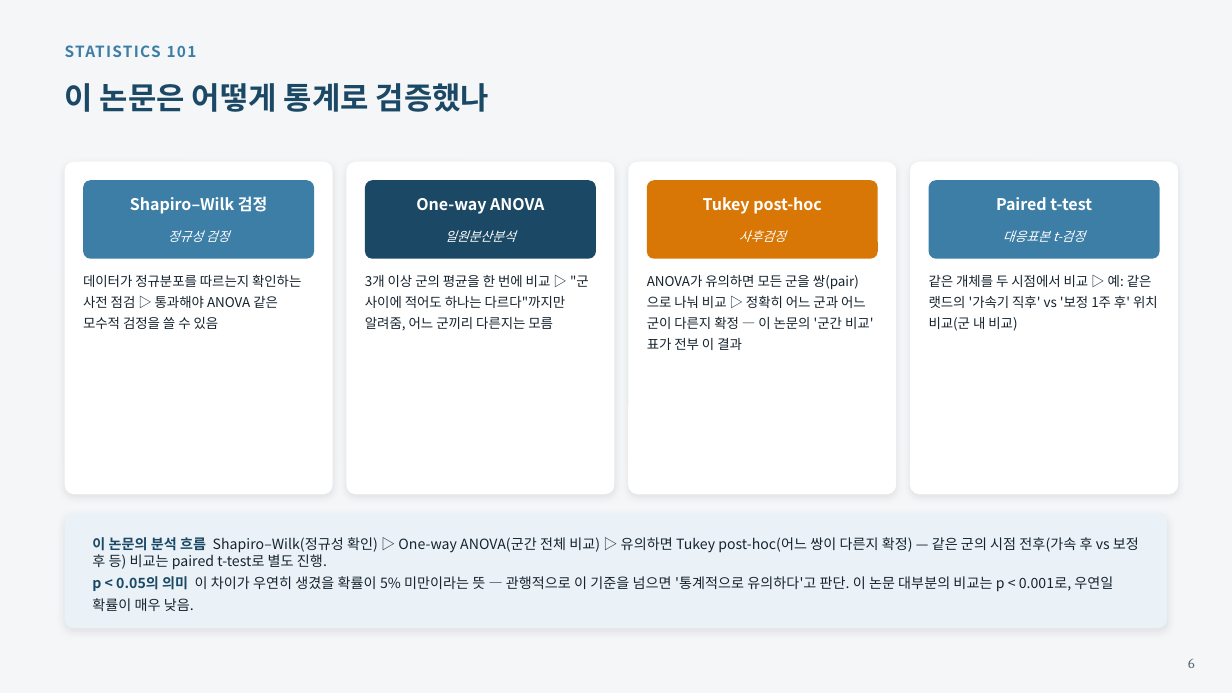
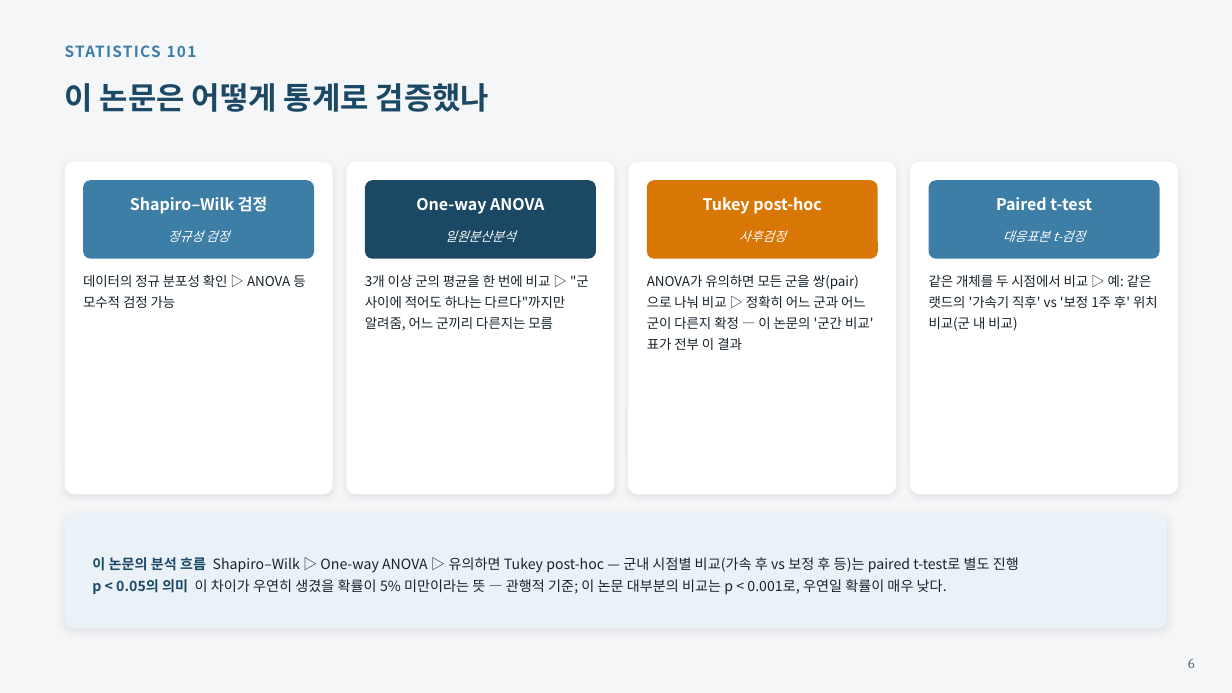
Before and after one commit to yojokem/-, a slide deck: slide 6 of 치과약리학실험2-논문발표/치과약리학실험2_논문발표.pptx. Drawn at 1232x693 pixels with LibreOffice and Linux fonts; fonts in the diff are those of the drawing. Boxes give left, top, right and bottom in pixels: in the first picture for what was removed or moved away, otherwise in the second. Text is boxed around its words. In the diff, an @@ line names an element or a change of style, - is before the commit and + after.

```diff
--- a/치과약리학실험2-논문발표/치과약리학실험2_논문발표.pptx
+++ b/치과약리학실험2-논문발표/치과약리학실험2_논문발표.pptx
@@ text at <box>83,275,305,308</box>: text changed @@
-데이터가 정규분포를 따르는지 확인하는 사전 점검 ▷ 통과해야 ANOVA 같은 모수적 검정을 쓸 수 있음
+데이터의 정규 분포성 확인 ▷ ANOVA 등 모수적 검정 가능
@@ text at <box>92,557,1019,595</box>: text changed @@
-이 논문의 분석 흐름 Shapiro–Wilk(정규성 확인) ▷ One-way ANOVA(군간 전체 비교) ▷ 유의하면 Tukey post-hoc(어느 쌍이 다른지 확정) — 같은 군의 시점 전후(가속 후 vs 보정 후 등) 비교는 paired t-test로 별도 진행.
-p < 0.05의 의미 이 차이가 우연히 생겼을 확률이 5% 미만이라는 뜻 — 관행적으로 이 기준을 넘으면 '통계적으로 유의하다'고 판단. 이 논문 대부분의 비교는 p < 0.001로, 우연일 확률이 매우 낮음.
+이 논문의 분석 흐름 Shapiro–Wilk ▷ One-way ANOVA ▷ 유의하면 Tukey post-hoc — 군내 시점별 비교(가속 후 vs 보정 후 등)는 paired t-test로 별도 진행
+p < 0.05의 의미 이 차이가 우연히 생겼을 확률이 5% 미만이라는 뜻 — 관행적 기준; 이 논문 대부분의 비교는 p < 0.001로, 우연일 확률이 매우 낮다.
```
Also in this commit, not shown: 1 other slide changed, 1 other file.
